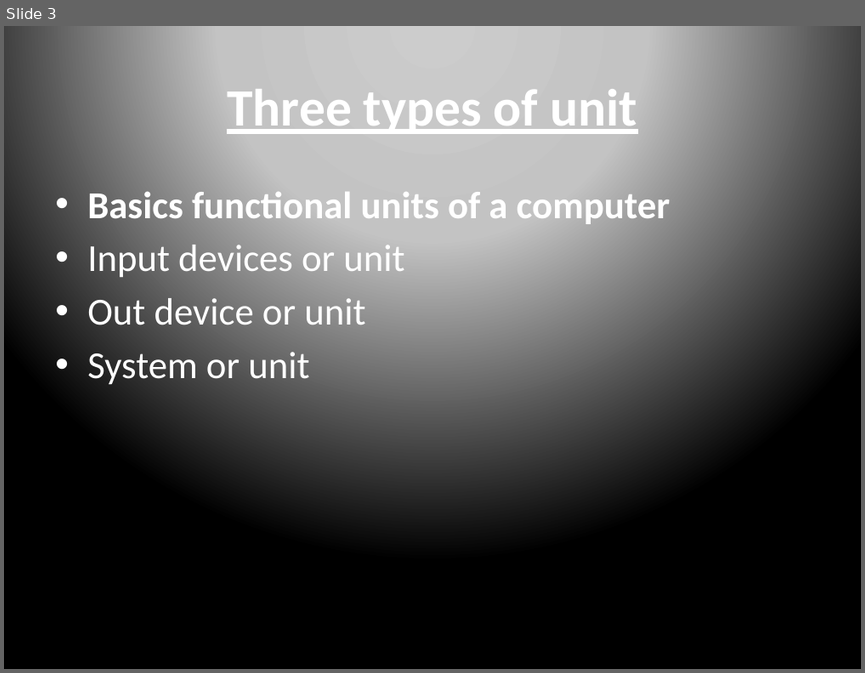
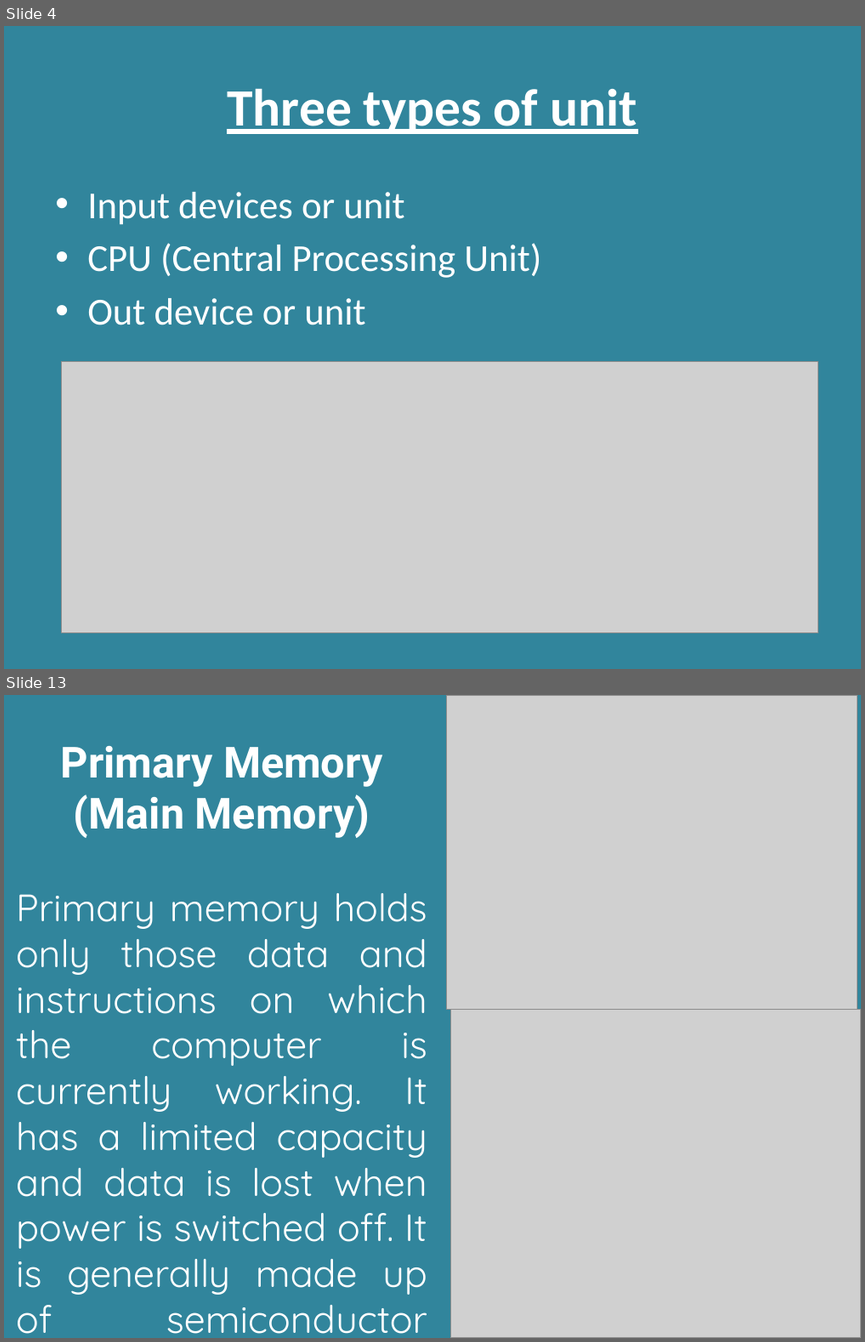
Before and after one commit to RashmivernekarN/keonics, a slide deck: Basics of computer/basic.pptx. Shown one above the other, each under a label of ours: slide 3 before the commit, slides 4 and 13 after it; the slides between them are not shown. The pictures are 865x673 and 865x1342 pixels, drawn with LibreOffice and Linux fonts; fonts in the diff are those of the drawing; grey boxes stand for pictures. Boxes give left, top, right and bottom in pixels: in the first picture for what was removed or moved away, otherwise in the second. Text is boxed around its words. In the diff, an @@ line names an element or a change of style, - is before the commit and + after.

```diff
--- a/Basics of computer/basic.pptx
+++ b/Basics of computer/basic.pptx
@@ slide 13 added at <box>4,695,861,1338</box>, background #31859C @@
@@ picture added at <box>447,696,857,1009</box> @@
@@ text added at <box>16,746,427,1333</box>, 32 pt, text #FFFFFF @@
+Primary Memory (Main Memory)
+Primary memory holds only those data and instructions on which the computer is currently working. It has a limited capacity and data is lost when power is switched off. It is generally made up of semiconductor device.
@@ picture added at <box>450,1009,861,1338</box> @@
@@ what was slide 3 is now slide 4 @@
@@ slide 4 changed as well @@
@@ background gradient #CCCCCC to #C4C4C4 to #000000 to #31859C @@
@@ text at <box>87,191,670,228</box>: paragraph removed @@
-• Basics functional units of a computer
@@ text at <box>87,243,541,278</box>: paragraph added @@
+• CPU (Central Processing Unit)
@@ text at <box>87,352,309,384</box>: paragraph removed @@
-• System or unit
@@ picture added at <box>62,362,818,633</box> @@
```
Also in this commit, not shown: 4 other slides changed, 16 other slides added, 10 slides removed, 9 other files.
